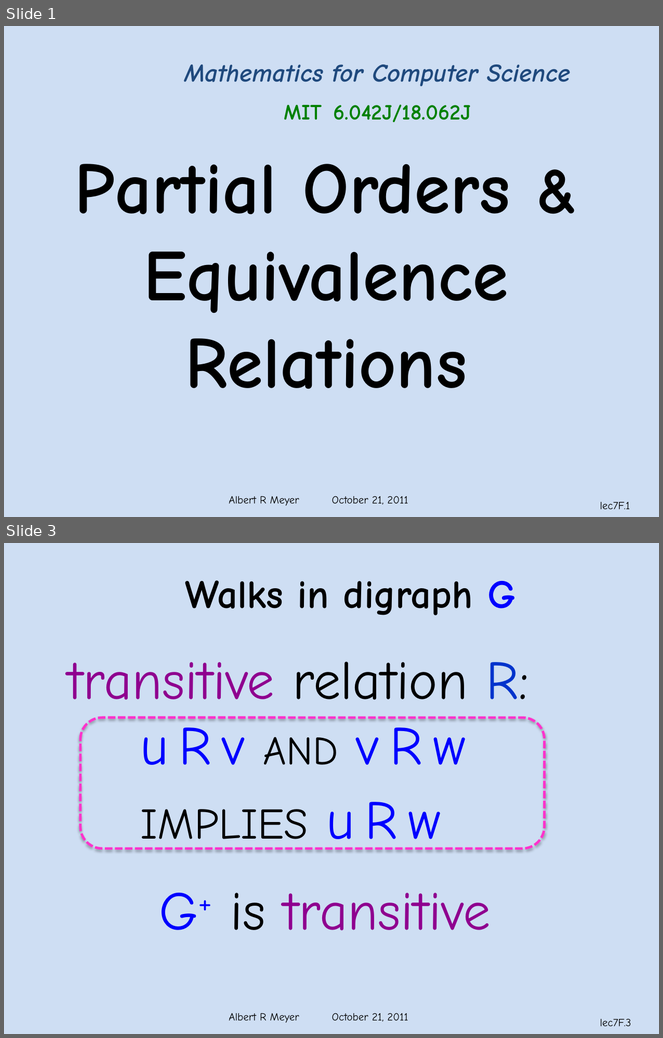
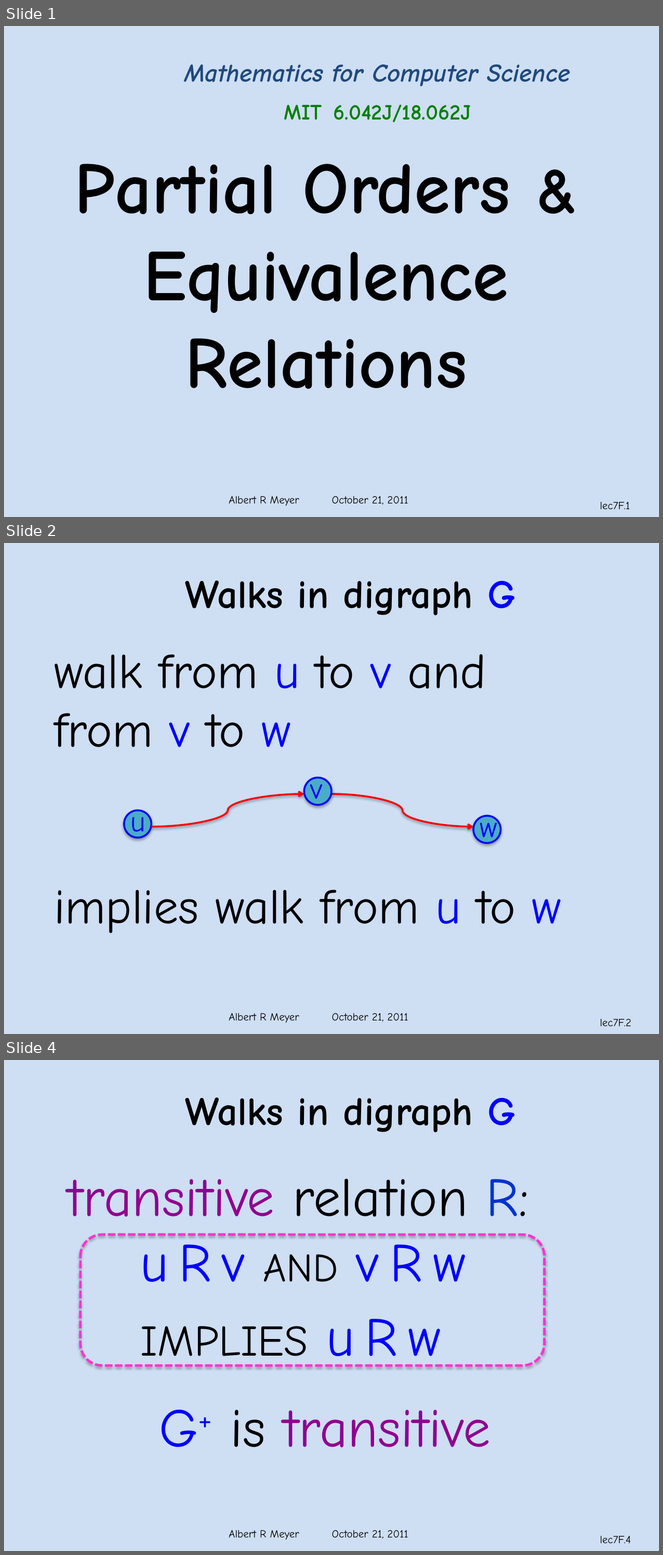
Before and after one commit to armeyer/mcs_web, a slide deck: fall11/slidesF11/slides7f.pptx. Shown one above the other, each under a label of ours: slides 1 and 3 before the commit, slides 1, 2 and 4 after it; the slides between them are not shown. The pictures are 663x1038 and 663x1555 pixels, drawn with LibreOffice and Linux fonts; fonts in the diff are those of the drawing; background and template pictures are left out. Boxes give left, top, right and bottom in pixels: in the first picture for what was removed or moved away, otherwise in the second. Text is boxed around its words. In the diff, an @@ line names an element or a change of style, - is before the commit and + after.

```diff
--- a/fall11/slidesF11/slides7f.pptx
+++ b/fall11/slidesF11/slides7f.pptx
@@ slide 2 added at [4, 543, 659, 1034], background #C6D9F1 at 85% opacity; not listed: 2 template elements that a slide beside it also shows @@
@@ text added at [185, 580, 516, 615], 44 pt, text #000000, bold @@
+Walks in digraph G
@@ text added at [54, 654, 562, 934], 54 pt, text #000000 @@
+walk from u to v and
+from v to w
+implies walk from u to w
@@ text added at [311, 774, 323, 809], 32 pt, text #0000FF @@
+v
@@ ellipse added at [304, 778, 332, 805], fill #4BACC6, outline #0000FF 2 pt @@
@@ text added at [130, 807, 145, 841], 32 pt, text #0000FF @@
+u
@@ curved arrow added from (152, 827) to (304, 794), #FF0000 2 pt @@
@@ curved arrow added from (332, 794) to (474, 827), #FF0000 2 pt @@
@@ ellipse added at [124, 810, 152, 838], fill #4BACC6, outline #0000FF 2 pt @@
@@ ellipse added at [474, 816, 501, 844], fill #4BACC6, outline #0000FF 2 pt @@
@@ text added at [480, 812, 497, 847], 32 pt, text #0000FF @@
+w
@@ what was slide 3 is now slide 4 @@
@@ page number at [600, 1536, 631, 1544]: text changed @@
-lec7F.3
+lec7F.4
```
Also in this commit, not shown: 7 slides changed.
